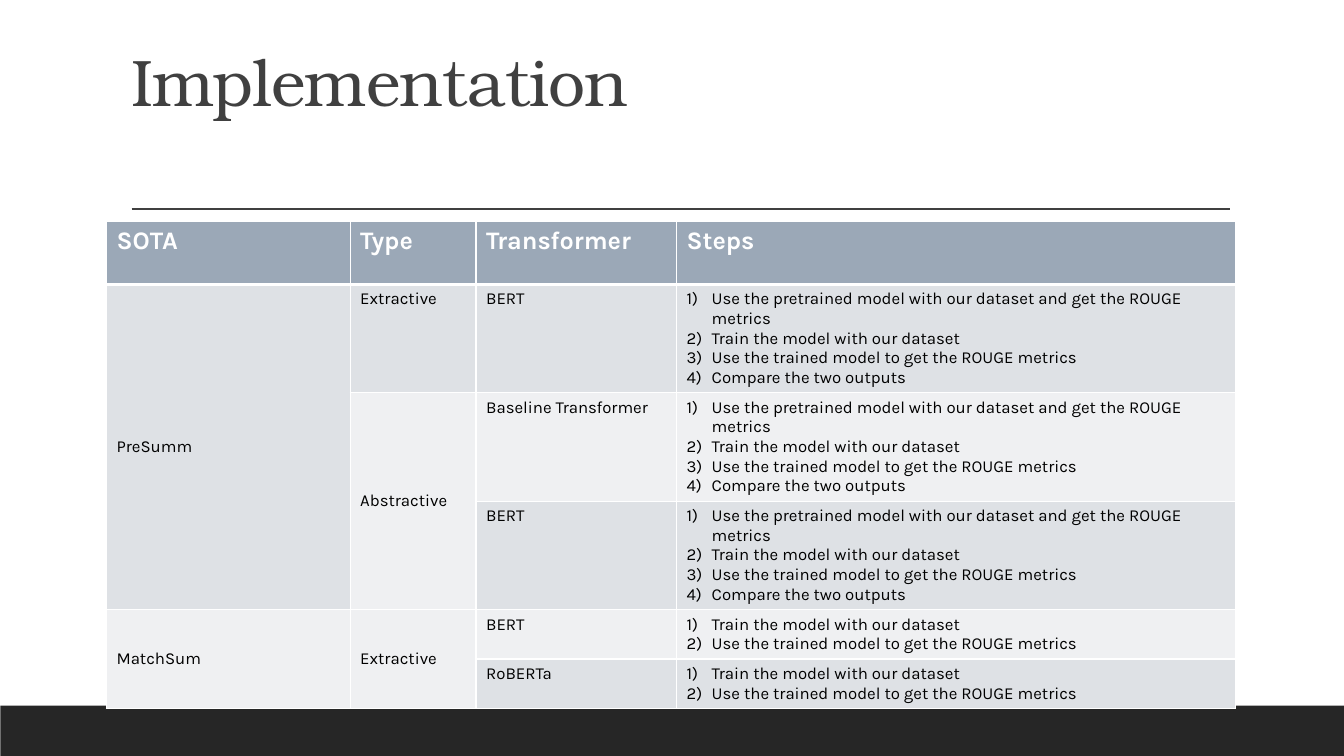
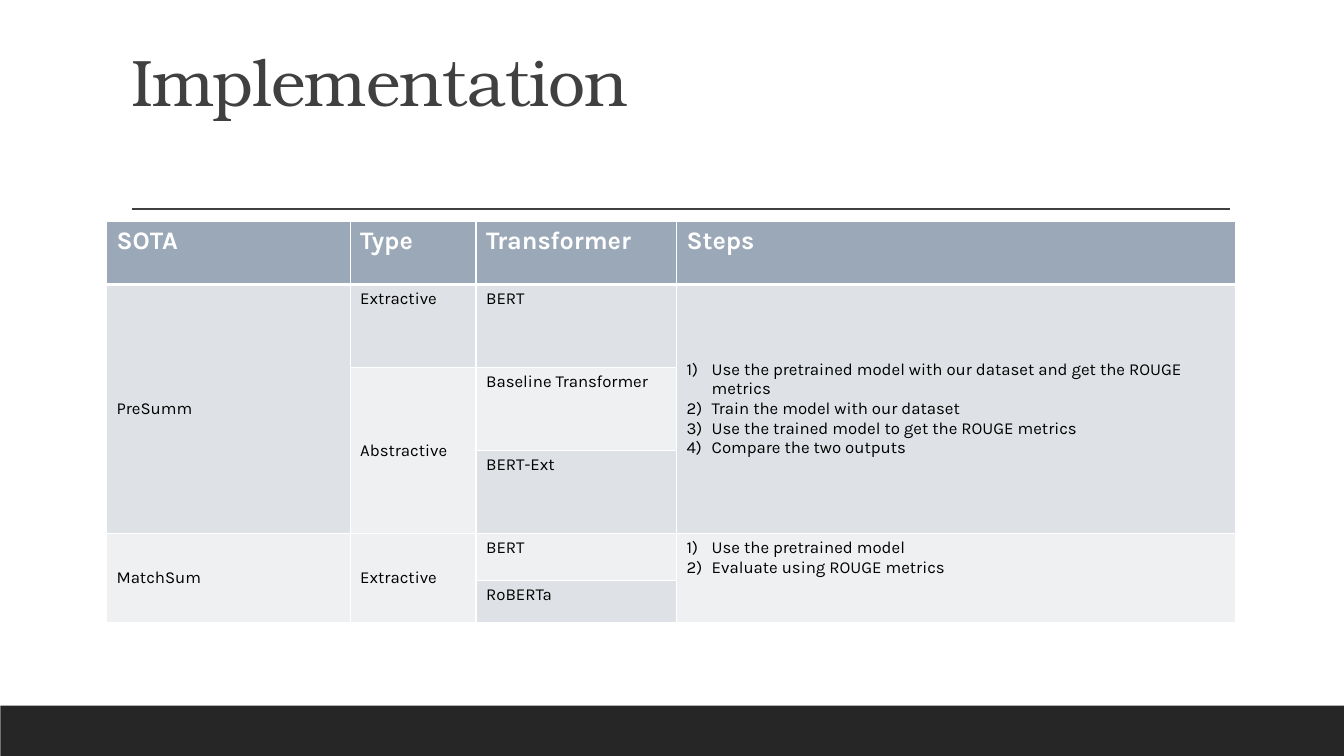
Before and after one commit to gufranpathan/case_law_g45, a slide deck: slide 9 of Group 45 Data Science for Case Law.pptx (slide 10 before the commit). Drawn at 1344x756 pixels with LibreOffice and Linux fonts; fonts in the diff are those of the drawing. Boxes give left, top, right and bottom in pixels: in the first picture for what was removed or moved away, otherwise in the second. Text is boxed around its words. In the diff, an @@ line names an element or a change of style, - is before the commit and + after.

Commit message:
final presentation changes

```diff
--- a/Group 45 Data Science for Case Law.pptx
+++ b/Group 45 Data Science for Case Law.pptx
@@ table at [107, 222, 1237, 623] @@
-row 3, column 4: Use the pretrained model with our dataset and get the ROUGE metrics / Train the model with our dataset / Use the trained model to get the ROUGE metrics / Compare the two outputs
+row 3, column 4: 
-row 4, column 3: BERT
+row 4, column 3: BERT-Ext
-row 4, column 4: Use the pretrained model with our dataset and get the ROUGE metrics / Train the model with our dataset / Use the trained model to get the ROUGE metrics / Compare the two outputs
+row 4, column 4: 
-row 5, column 4: Train the model with our dataset / Use the trained model to get the ROUGE metrics
+row 5, column 4: Use the pretrained model / Evaluate using ROUGE metrics
-row 6, column 4: Train the model with our dataset / Use the trained model to get the ROUGE metrics
+row 6, column 4: 
```
Also in this commit, not shown: 4 other slides changed, 1 slide removed.
